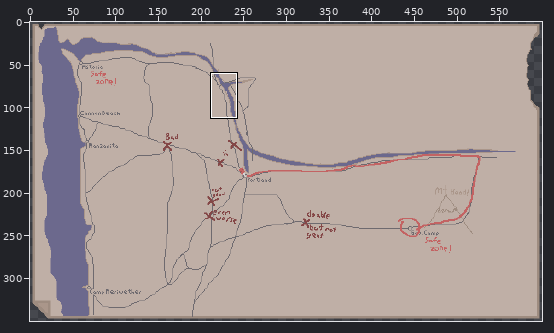
A pixel-art file gets an edit: Twisted Petal/Assets/Aseprite/Backgrounds/Map.ase. The first picture is a wide view before the edit; the outline marks the close-up.
Close-up. Before the commit:
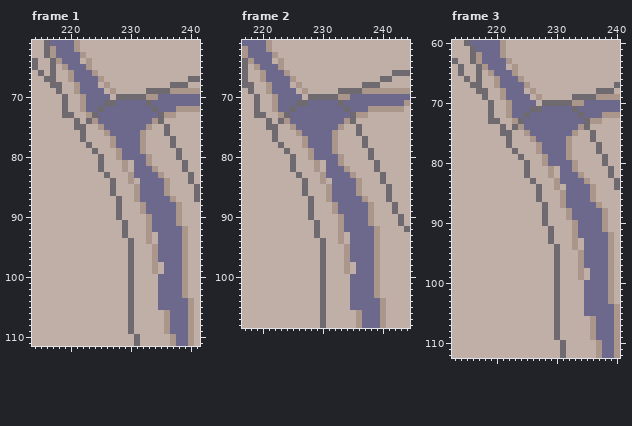
600x350 pixels, 14 frames. Shown: frame 1: x 214..241, y 61..111; frame 2: x 217..244, y 61..108; frame 3: x 213..240, y 60..112. The commit also changed other frames or places, which this record leaves out.
The result:
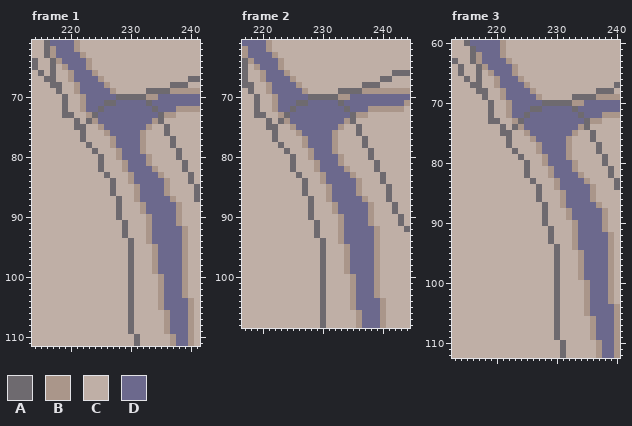
Palette (. is transparent): A #6e6a6f  B #aa968a  C #bfafa6  D #6c698d
Difference:
Changed rows in their new state; - is an unchanged pixel.
Frame 1, layer "Terrain":
first column x 222:
 64 D
first column x 225:
 68 D--
 69 -D-
 70 --D
first column x 230:
 81 D-
 82 D-
 84 -D
first column x 234:
 93 D
 94 D
first column x 235:
 98 D
 99 D
100 B
101 B
102 B
103 B
104 B
105 B
Frame 2, layer "Terrain": the same change as frame 1
Frame 3, layer "Terrain": the same change as frame 1
